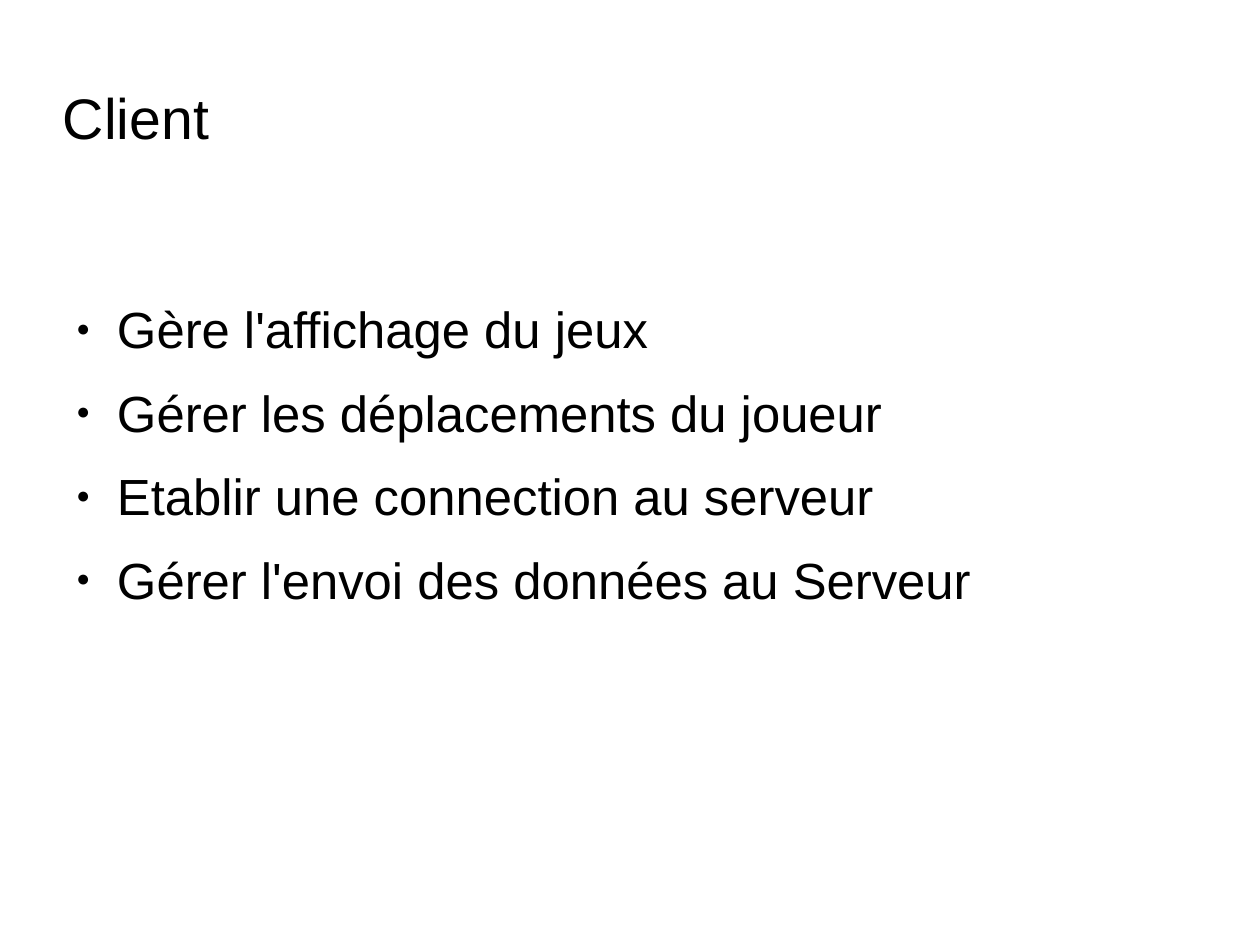
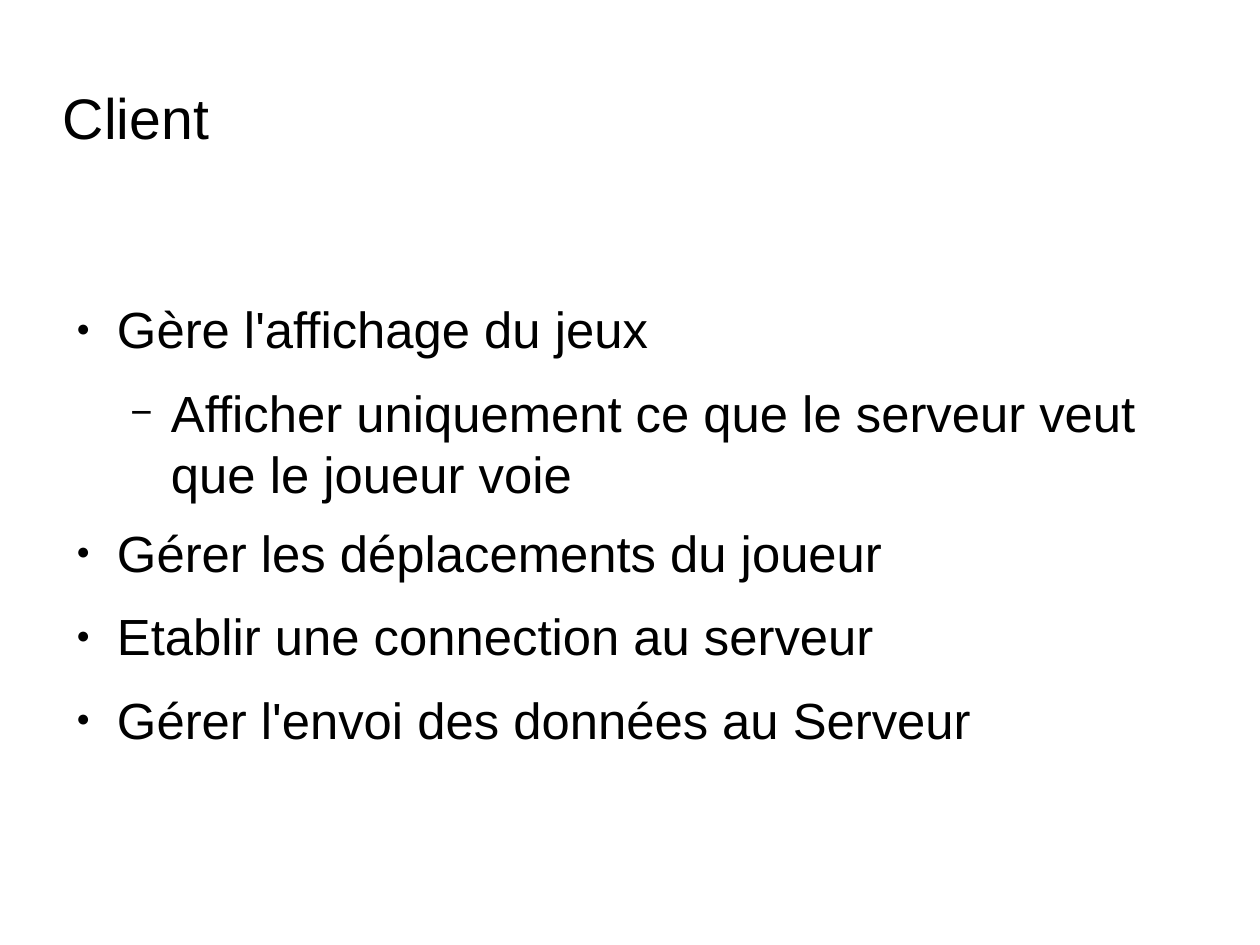
Before and after one commit to Irkam/HowToMultiplayerLulz5, a slide deck: slide 3 of presentation_diapo/presentation-jeu-multijoueur.odp. Drawn at 1260x945 pixels with LibreOffice and Linux fonts; fonts in the diff are those of the drawing; background and template pictures are left out. Boxes give left, top, right and bottom in pixels: in the first picture for what was removed or moved away, otherwise in the second. Text is boxed around its words. In the diff, an @@ line names an element or a change of style, - is before the commit and + after.

```diff
--- a/presentation_diapo/presentation-jeu-multijoueur.odp
+++ b/presentation_diapo/presentation-jeu-multijoueur.odp
@@ text at [171,395,1135,503]: paragraph added @@
+  − Afficher uniquement ce que le serveur veut que le joueur voie
```
Also in this commit, not shown: 3 other slides changed, 1 slide added, 1 slide removed, 1 other file.
